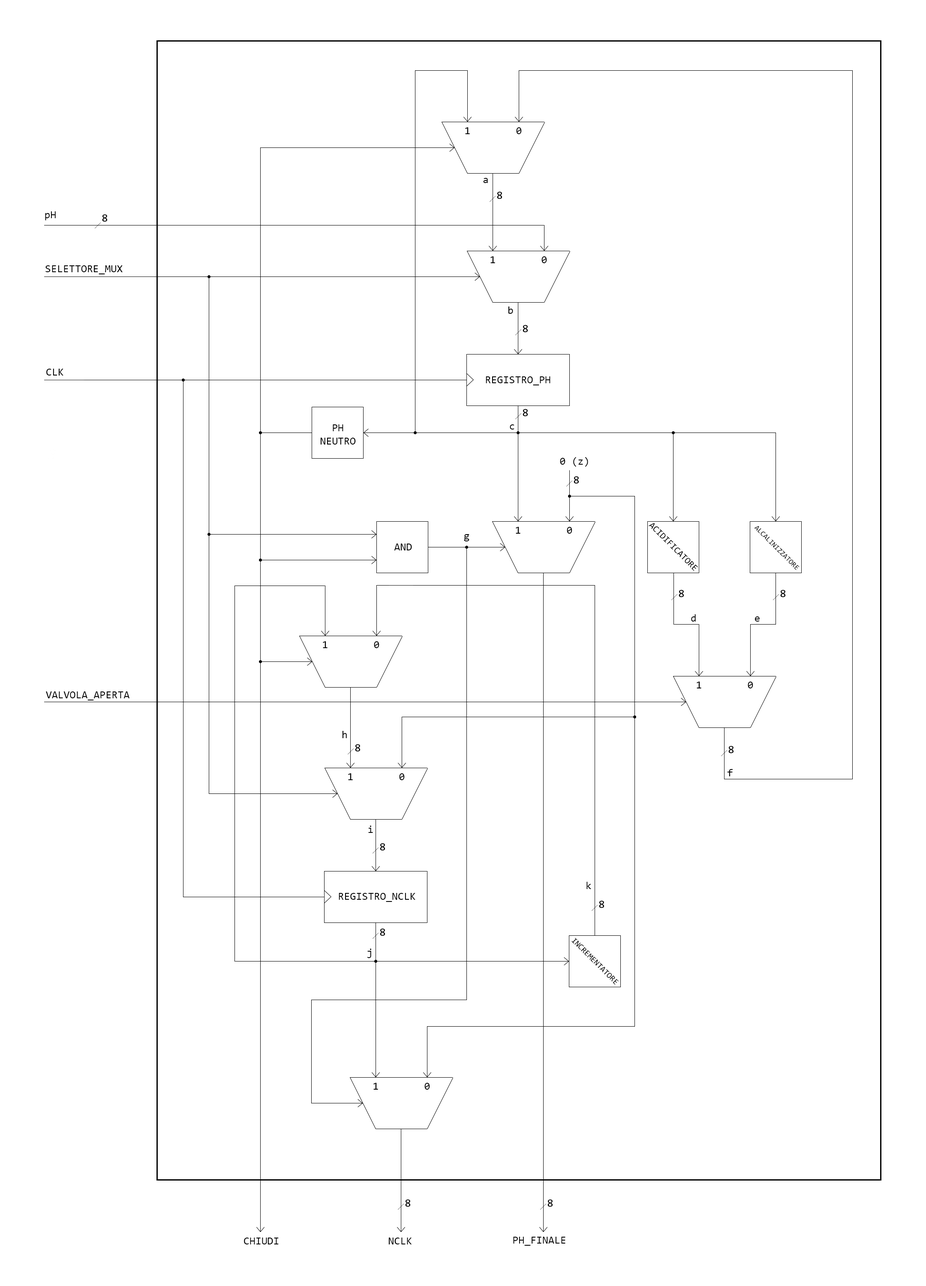
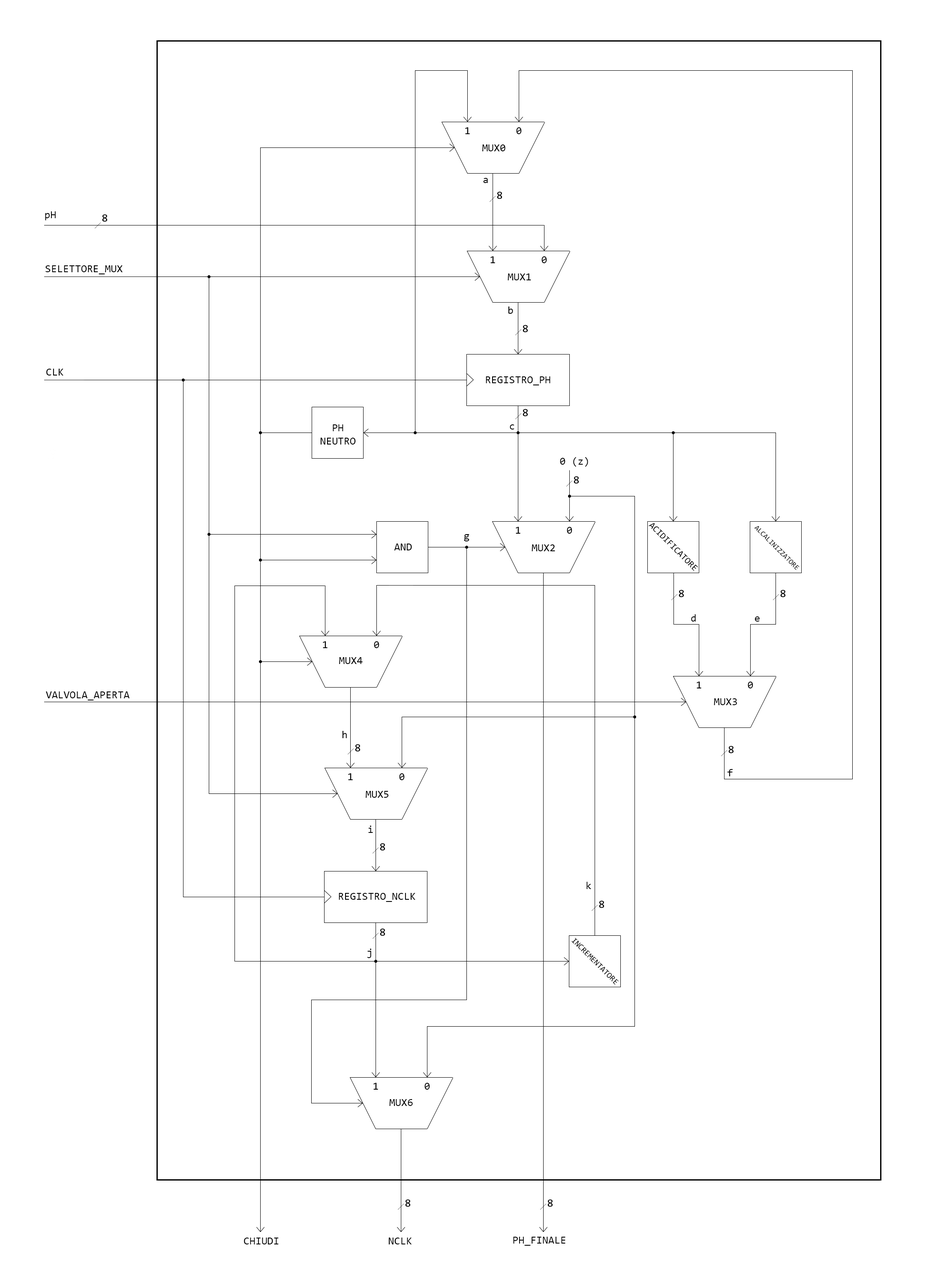
Two versions of the same layered image (w=926, h=1286). Layer-by-layer changes:
painted on "datapath" over [339, 144, 738, 1107]
